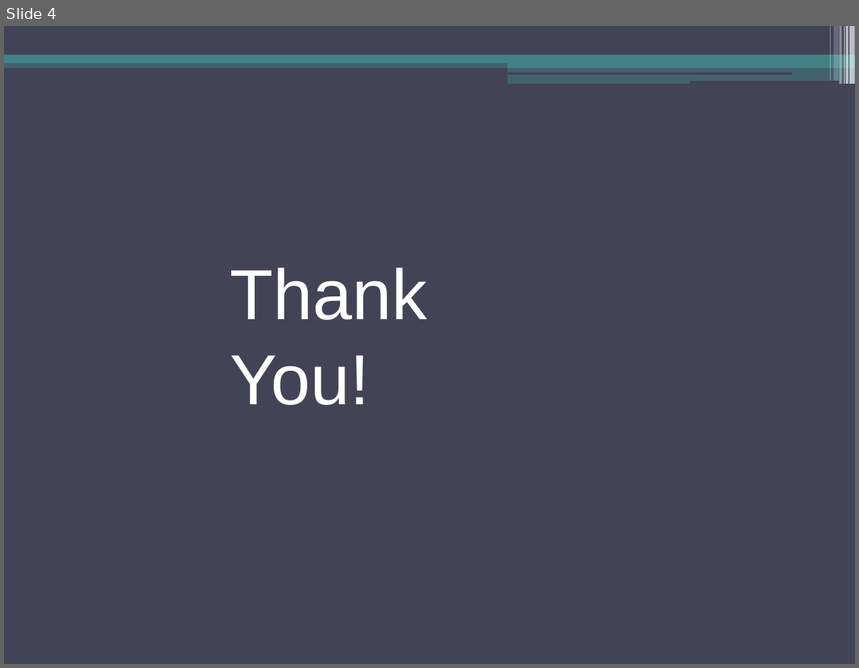
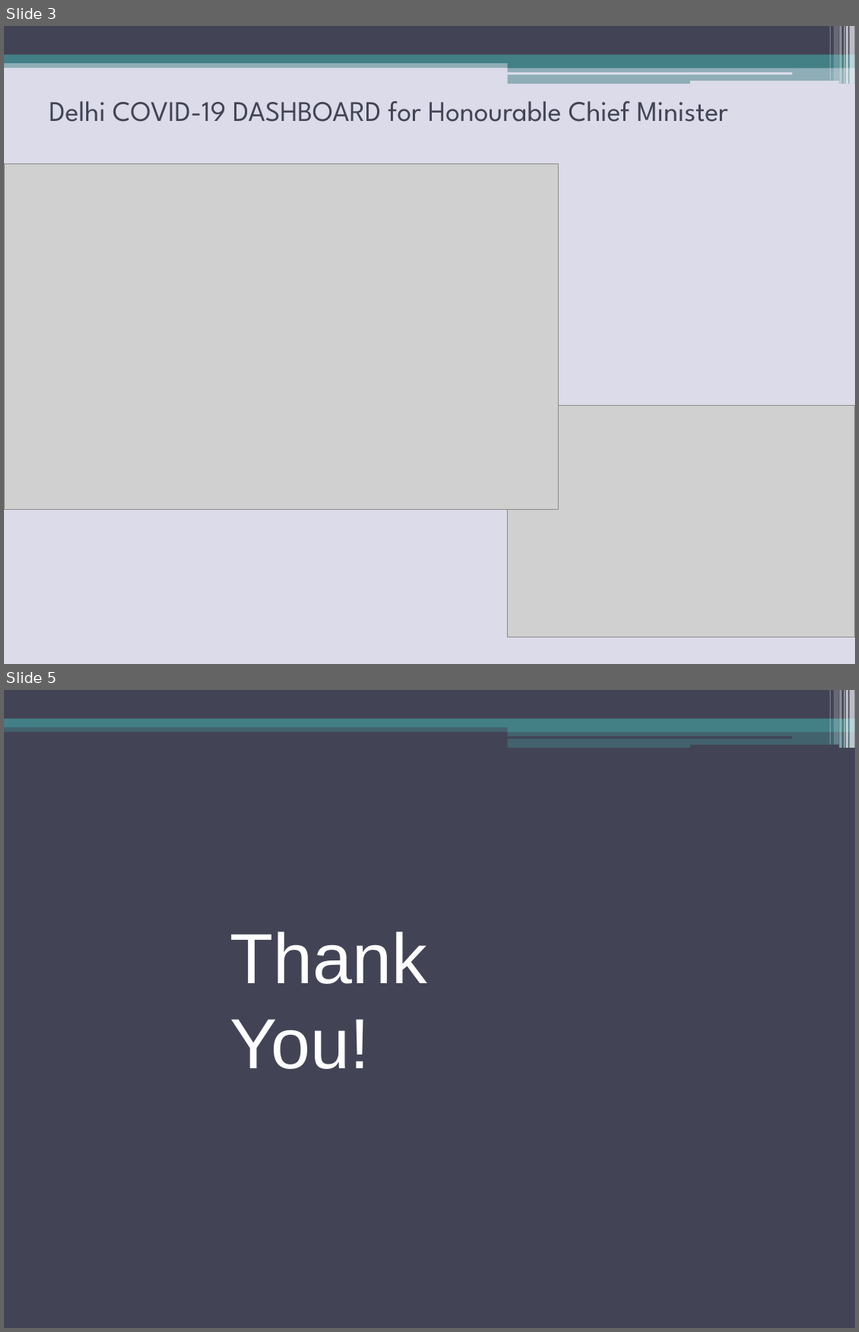
Before and after one commit to shreyanshsharma01/MyCovidProject, a slide deck: Minor Project 1/Detailed overview of COVID-19 for Delhi.pptx. Shown one above the other, each under a label of ours: slide 4 before the commit, slides 3 and 5 after it; the slides between them are not shown. The pictures are 859x668 and 859x1332 pixels, drawn with LibreOffice and Linux fonts; fonts in the diff are those of the drawing; grey boxes stand for pictures. Boxes give left, top, right and bottom in pixels: in the first picture for what was removed or moved away, otherwise in the second. Text is boxed around its words. In the diff, an @@ line names an element or a change of style, - is before the commit and + after.

```diff
--- a/Minor Project 1/Detailed overview of COVID-19 for Delhi.pptx
+++ b/Minor Project 1/Detailed overview of COVID-19 for Delhi.pptx
@@ slide 3 added at (4,26,855,664), background #DBDBE9; not listed: 11 template elements that a slide beside it also shows @@
@@ rounded rectangle added at (507,72,792,75), fill #DBDBE9 @@
@@ rounded rectangle added at (690,81,839,84), fill #DBDBE9 @@
@@ title added at (49,101,728,122), 24 pt, text #424456 @@
+Delhi COVID-19 DASHBOARD for Honourable Chief Minister
@@ picture added at (4,164,559,509) @@
@@ picture added at (508,406,855,638) @@
@@ what was slide 4 is now slide 5 @@
```
Also in this commit, not shown: 3 slides changed.
